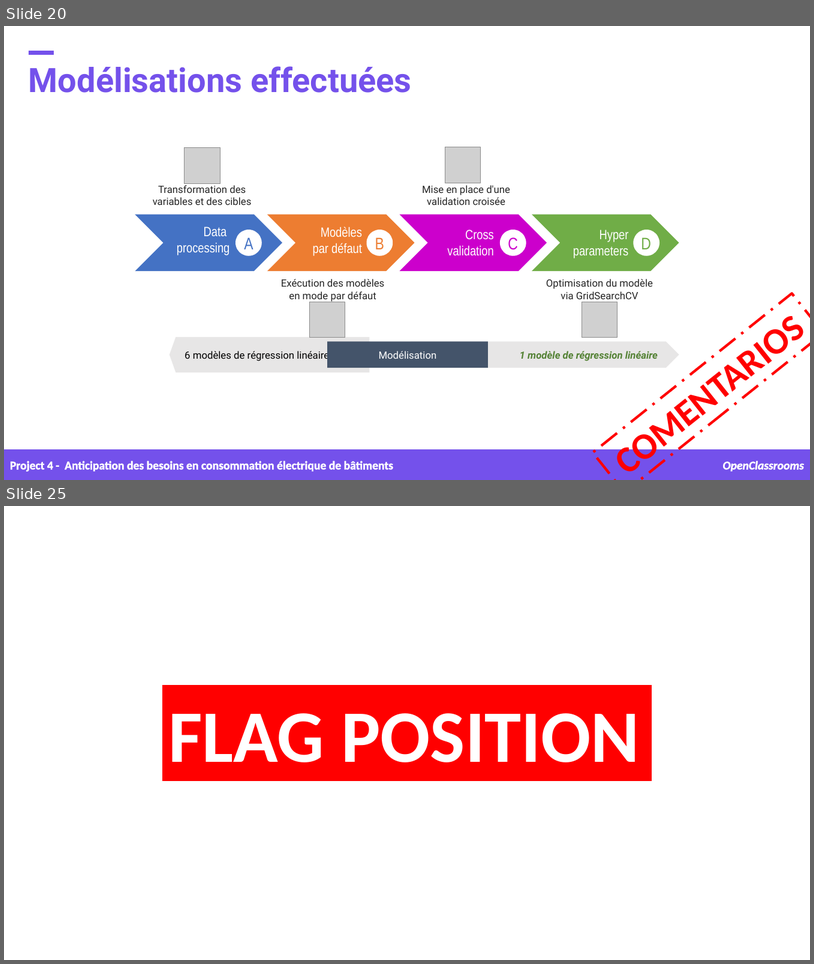
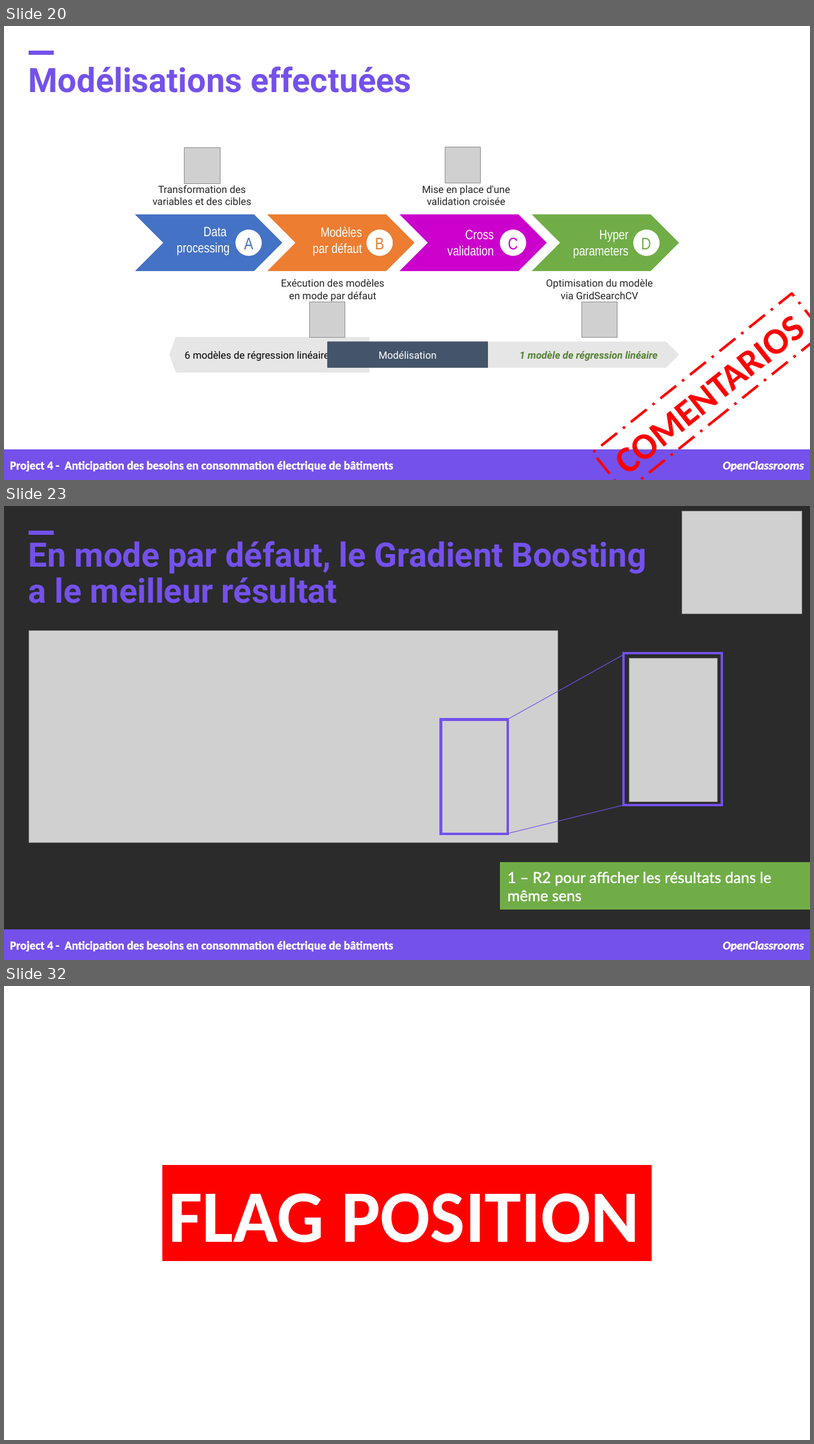
Before and after one commit to samirhinojosa/OC-P4-consumption-needs-of-buildings, a slide deck: supports/P4_presentation v1.pptx. Shown one above the other, each under a label of ours: slides 20 and 25 before the commit, slides 20, 23 and 32 after it; the slides between them are not shown. The pictures are 814x964 and 814x1444 pixels, drawn with LibreOffice and Linux fonts; fonts in the diff are those of the drawing; grey boxes stand for pictures; background and template pictures are left out; a plain dark background stands for a picture behind light text. Boxes give left, top, right and bottom in pixels: in the first picture for what was removed or moved away, otherwise in the second. Text is boxed around its words. In the diff, an @@ line names an element or a change of style, - is before the commit and + after.

```diff
--- a/supports/P4_presentation v1.pptx
+++ b/supports/P4_presentation v1.pptx
@@ slide 23 added at [4, 506, 810, 960], background picture (left out) @@
@@ picture added at [683, 511, 803, 613] @@
@@ text added at [29, 541, 647, 603], 40 pt, text #7451EB, bold @@
+En mode par défaut, le Gradient Boosting a le meilleur résultat
@@ rectangle added at [29, 531, 53, 534], fill #7451EB, outline #7451EB 1 pt @@
@@ picture added at [29, 631, 558, 843] @@
@@ line added from (624, 654) to (507, 720), #7451EB 0.75 pt @@
@@ rectangle added at [624, 653, 722, 805], outline #7451EB 3 pt @@
@@ picture added at [630, 658, 718, 802] @@
@@ rectangle added at [441, 720, 509, 834], outline #7451EB 3 pt @@
@@ line added from (624, 805) to (507, 833), #7451EB 0.75 pt @@
@@ rectangle added at [501, 862, 810, 909], fill #70AD47, outline #70AD47 1 pt @@
@@ text added at [507, 871, 771, 901], 18 pt, text #FFFFFF @@
+1 – R2 pour afficher les résultats dans le même sens
@@ rectangle added at [4, 930, 810, 960], fill #7451EB, outline #7451EB 1 pt @@
@@ text added at [10, 940, 393, 951], 14 pt, text #FFFFFF, bold @@
+Project 4 - Anticipation des besoins en consommation électrique de bâtiments
@@ text added at [723, 940, 804, 951], 14 pt, text #FFFFFF, bold, italic @@
+OpenClassrooms
@@ what was slide 25 is now slide 32 @@
```
Also in this commit, not shown: 4 slides changed, 6 other slides added, 31 other files.
